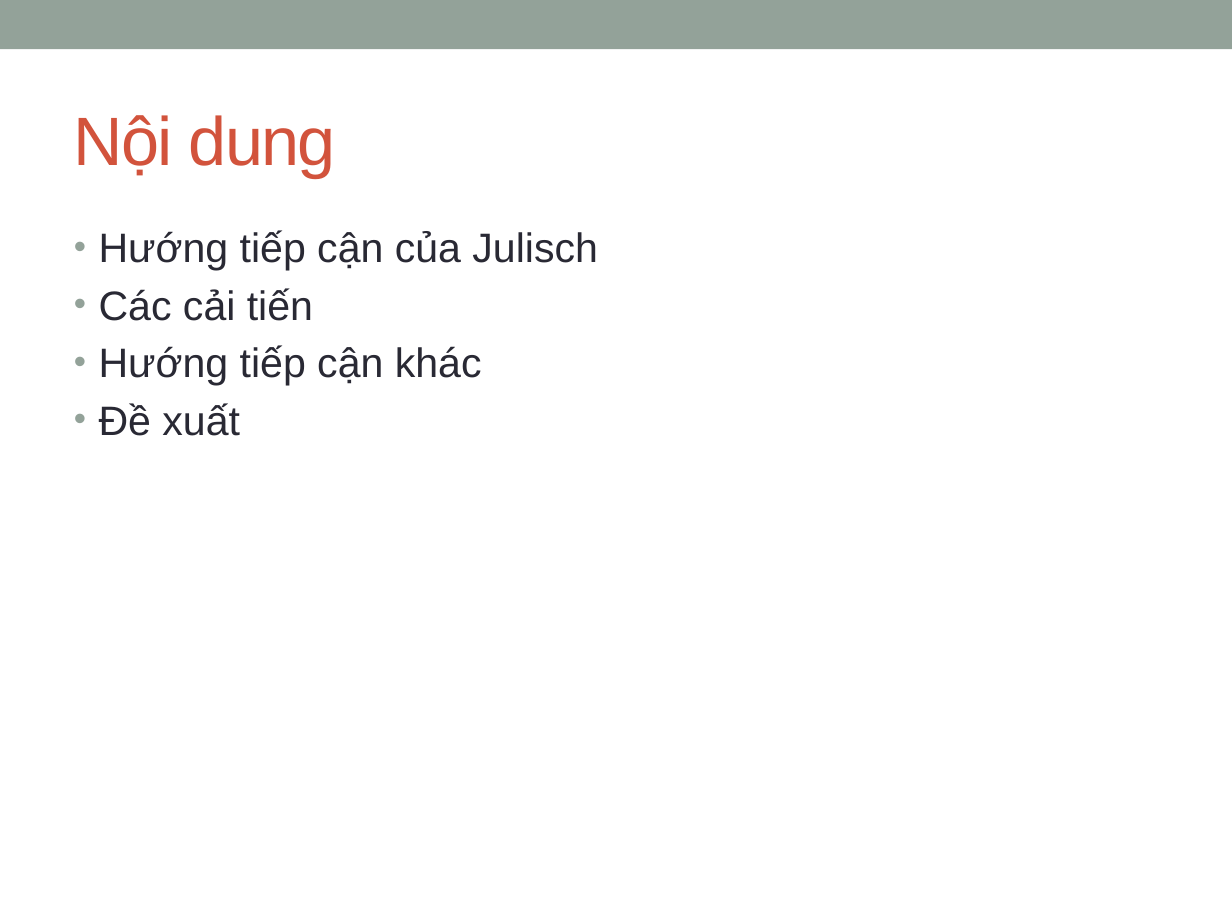
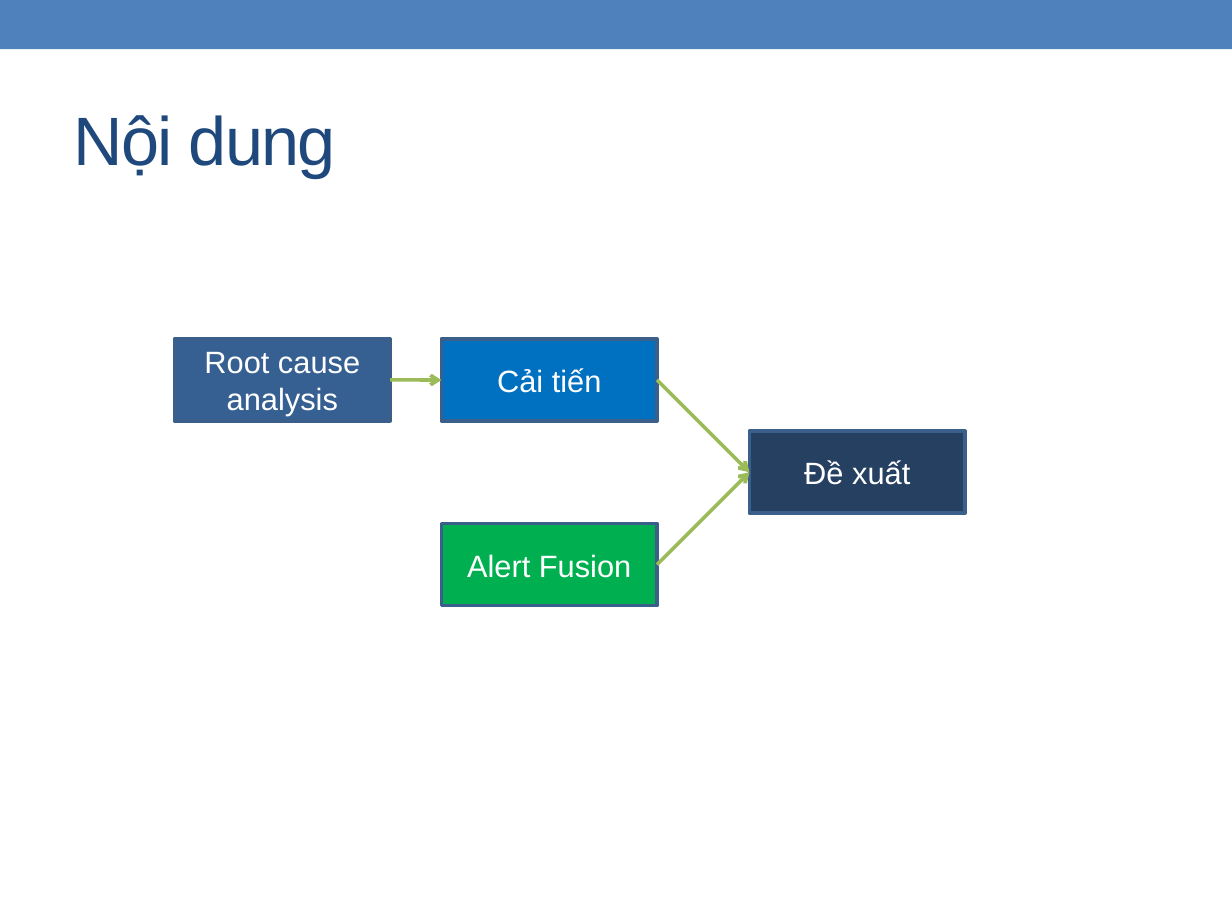
Before and after one commit to zedster27/secviz, a slide deck: slide 3 of branches/C.Thang/Baocao15.1.pptx (slide 2 before the commit). Drawn at 1232x924 pixels with LibreOffice and Linux fonts; fonts in the diff are those of the drawing. Boxes give left, top, right and bottom in pixels: in the first picture for what was removed or moved away, otherwise in the second. Text is boxed around its words. In the diff, an @@ line names an element or a change of style, - is before the commit and + after.

```diff
--- a/branches/C.Thang/Baocao15.1.pptx
+++ b/branches/C.Thang/Baocao15.1.pptx
@@ rectangle at (x1=0, y1=0, x2=1232, y2=49): fill #93A299 to #4F81BD @@
@@ title "Nội dung" at (x1=74, y1=115, x2=336, y2=178): text colour #D2533C to #1F497D @@
@@ text removed at (x1=99, y1=230, x2=598, y2=436) @@
-• Hướng tiếp cận của Julisch
-• Các cải tiến
-• Hướng tiếp cận khác
-• Đề xuất
@@ rectangle added at (x1=175, y1=339, x2=391, y2=421), fill #376092, outline #3A5F8C 2.08 pt, 18 pt, text #FFFFFF @@
+Root cause analysis
@@ rectangle added at (x1=441, y1=339, x2=657, y2=421), fill #0070C0, outline #3A5F8C 2.08 pt, 18 pt, text #FFFFFF @@
+Cải tiến
@@ arrow added from (391, 379) to (441, 381), #9BBB59 2.08 pt @@
@@ arrow added from (657, 379) to (749, 472), #9BBB59 2.08 pt @@
@@ rectangle added at (x1=749, y1=431, x2=965, y2=514), fill #254061, outline #3A5F8C 2.08 pt, 18 pt, text #FFFFFF @@
+Đề xuất
@@ arrow added from (657, 564) to (749, 472), #9BBB59 2.08 pt @@
@@ rectangle added at (x1=441, y1=524, x2=657, y2=606), fill #00B050, outline #3A5F8C 2.08 pt, 18 pt, text #FFFFFF @@
+Alert Fusion
```
Also in this commit, not shown: 23 other slides changed, 8 slides added, 5 slides removed.
